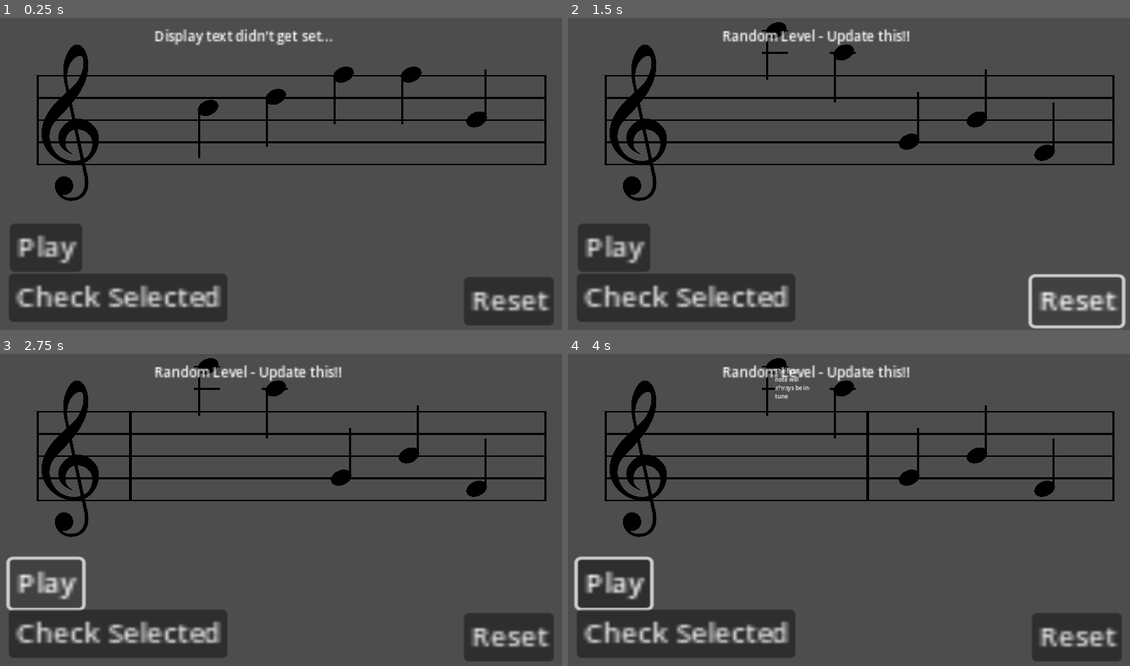
Above: before the commit, frames 1-4 (two rows, left to right).
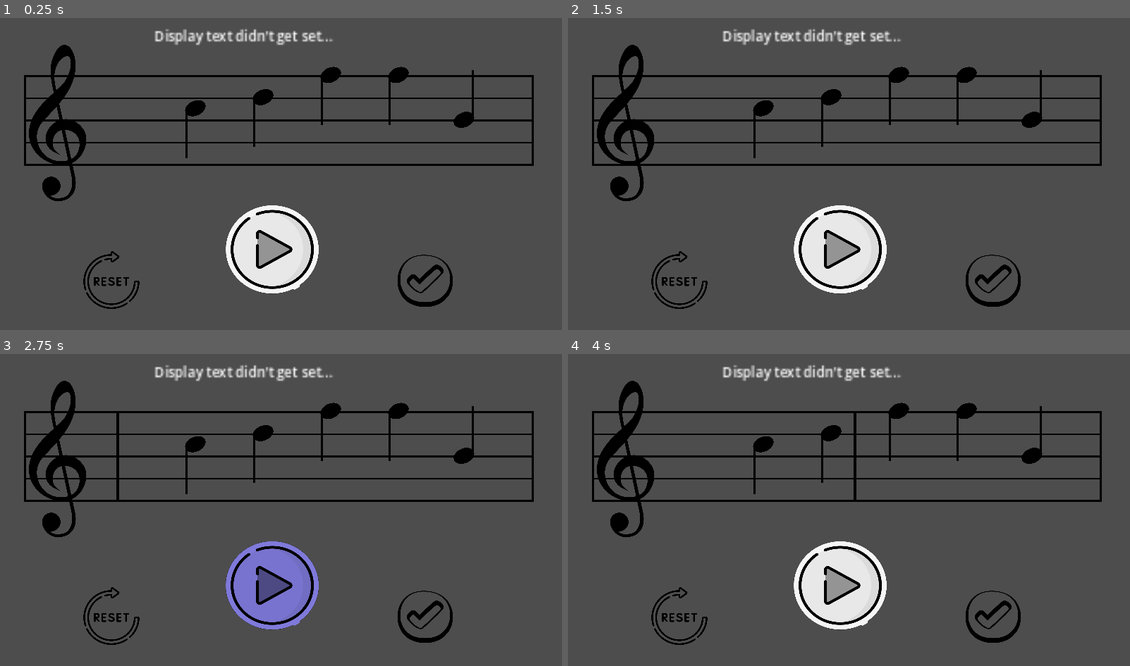
Above: after the commit, the same moments.

Repository: Sniggiho/COMP225-Reluna
Game: Godot game, scene res://Scenes/firstScene.tscn
Same seed, same stepped clock (60 frames per second), same inputs: the game is played once before the commit and once after it.
Inputs (mouse positions are in pixels of both pictures, inside the frame that each line leads up to; where the layout moved, square brackets give the same spot in the first picture):
- Up to frame 1 (0.25 s): no input
- Up to frame 2 (1.5 s): click (995, 280) [686, 298] at 0.5 s; click (1079, 301) at 1.25 s, where only the run before the commit has a clickable "Reset"
- Up to frame 3 (2.75 s): click (269, 584) [44, 584] at 2 s
- Up to frame 4 (4 s): click (837, 584) [612, 584] at 2.75 s; click (775, 366) at 3.52 s

The runs differ from the first frame. In frame 1, 18% of the frame differs, in the area x 1-99%, y 8-99%; in frame 2, 18%; in frame 3, 19%; in frame 4, 20%, in the area x 1-99%, y 1-99%.

Commit message:
centered staff and replaced with better looking buttons

Diff:
--- a/Project/Scenes/firstScene.tscn
+++ b/Project/Scenes/firstScene.tscn
@@ -1,15 +1,24 @@
-[gd_scene load_steps=6 format=3 uid="uid://c1qqxujrvquvy"]
+[gd_scene load_steps=12 format=3 uid="uid://c1qqxujrvquvy"]
 
 [ext_resource type="Script" path="res://Scenes/AudioStreamPlayerTest.gd" id="1_x644u"]
 [ext_resource type="Script" path="res://Scenes/LevelManager/LevelManager.gd" id="1_xad2n"]
+[ext_resource type="Texture2D" uid="uid://b8vml561x4g7f" path="res://TempImage/cartoonPlayButton.png" id="3_5h0i4"]
+[ext_resource type="Texture2D" uid="uid://bw3glh7arhfak" path="res://TempImage/cartoonCheckButton.png" id="4_t0ppk"]
 [ext_resource type="PackedScene" uid="uid://dq0mp8xmuh00" path="res://Scenes/MusicStaff/MusicStaff.tscn" id="5_bafn2"]
 [ext_resource type="Script" path="res://Scenes/DisplayText.gd" id="5_k5ivr"]
+[ext_resource type="Texture2D" uid="uid://dcgiumtxtfa4f" path="res://TempImage/cartoonResetButton.png" id="5_qdbmx"]
 [ext_resource type="Script" path="res://Scenes/FeedbackPopup.gd" id="5_r4b1t"]
+
+[sub_resource type="StyleBoxEmpty" id="StyleBoxEmpty_glx47"]
+
+[sub_resource type="StyleBoxEmpty" id="StyleBoxEmpty_axlb3"]
+
+[sub_resource type="StyleBoxEmpty" id="StyleBoxEmpty_msstd"]
 
 [node name="Main" type="Node2D"]
 
 [node name="MusicStaff" parent="." instance=ExtResource("5_bafn2")]
-position = Vector2(113, 178)
+position = Vector2(77, 179)
 
 [node name="LevelManager" type="Node2D" parent="." node_paths=PackedStringArray("musicStaff")]
 position = Vector2(-1, 0)
@@ -21,36 +30,54 @@
 musicStaff = NodePath("../MusicStaff")
 
 [node name="PlayButton" type="Button" parent="."]
-offset_left = 34.0
-offset_top = 598.0
-offset_right = 75.0
-offset_bottom = 629.0
-scale = Vector2(5, 4.28)
-text = "Play"
+offset_left = 636.0
+offset_top = 536.0
+offset_right = 1156.0
+offset_bottom = 1056.0
+scale = Vector2(0.54673, 0.520001)
+size_flags_horizontal = 4
+theme_override_colors/font_hover_color = Color(0.517647, 0.498039, 0.886275, 1)
+theme_override_colors/icon_hover_color = Color(0.517647, 0.498039, 0.886275, 1)
+theme_override_styles/focus = SubResource("StyleBoxEmpty_glx47")
+icon = ExtResource("3_5h0i4")
+flat = true
+icon_alignment = 1
+metadata/_edit_use_anchors_ = true
 
 [node name="CheckButton" type="Button" parent="."]
-offset_left = 31.0
-offset_top = 740.0
-offset_right = 155.0
-offset_bottom = 771.0
-scale = Vector2(5, 4.28)
-text = "Check Selected"
+offset_left = 1123.0
+offset_top = 675.0
+offset_right = 1643.0
+offset_bottom = 1195.0
+scale = Vector2(0.342164, 0.325416)
+theme_override_colors/font_hover_color = Color(0.517647, 0.498039, 0.886275, 1)
+theme_override_colors/icon_hover_color = Color(0.517647, 0.498039, 0.886275, 1)
+theme_override_colors/icon_hover_pressed_color = Color(0.517647, 0.498039, 0.886275, 1)
+theme_override_styles/focus = SubResource("StyleBoxEmpty_axlb3")
+icon = ExtResource("4_t0ppk")
+flat = true
+icon_alignment = 1
 
 [node name="ResetButton" type="Button" parent="."]
-offset_left = 1322.0
-offset_top = 750.0
-offset_right = 1373.0
-offset_bottom = 781.0
-scale = Vector2(5, 4.28)
-text = "Reset"
+offset_left = 237.0
+offset_top = 675.0
+offset_right = 757.0
+offset_bottom = 1195.0
+scale = Vector2(0.327103, 0.320003)
+theme_override_colors/font_hover_color = Color(0.517647, 0.498039, 0.886275, 1)
+theme_override_colors/icon_hover_color = Color(0.517647, 0.498039, 0.886275, 1)
+theme_override_colors/icon_hover_pressed_color = Color(0.517647, 0.498039, 0.886275, 1)
+theme_override_styles/focus = SubResource("StyleBoxEmpty_msstd")
+icon = ExtResource("5_qdbmx")
+flat = true
+metadata/_edit_group_ = true
 
 [node name="ResetButton" type="Button" parent="ResetButton"]
-offset_left = 1322.0
-offset_top = 750.0
-offset_right = 1373.0
-offset_bottom = 781.0
+layout_mode = 0
+offset_right = 104.0
+offset_bottom = 121.0
 scale = Vector2(5, 4.28)
-text = "Reset"
+flat = true
 
 [node name="Debug" type="Node" parent="."]
 
Binary file added: Project/TempImage/cartoonCheckButton.png
Not shown, added: Project/TempImage/cartoonCheckButton.png.import
Binary file added: Project/TempImage/cartoonPlayButton.png
Not shown, added: Project/TempImage/cartoonPlayButton.png.import
Binary file added: Project/TempImage/cartoonResetButton.png
Not shown, added: Project/TempImage/cartoonResetButton.png.import
Not shown, changed: .DS_Store
Not shown, changed: Project/.DS_Store
